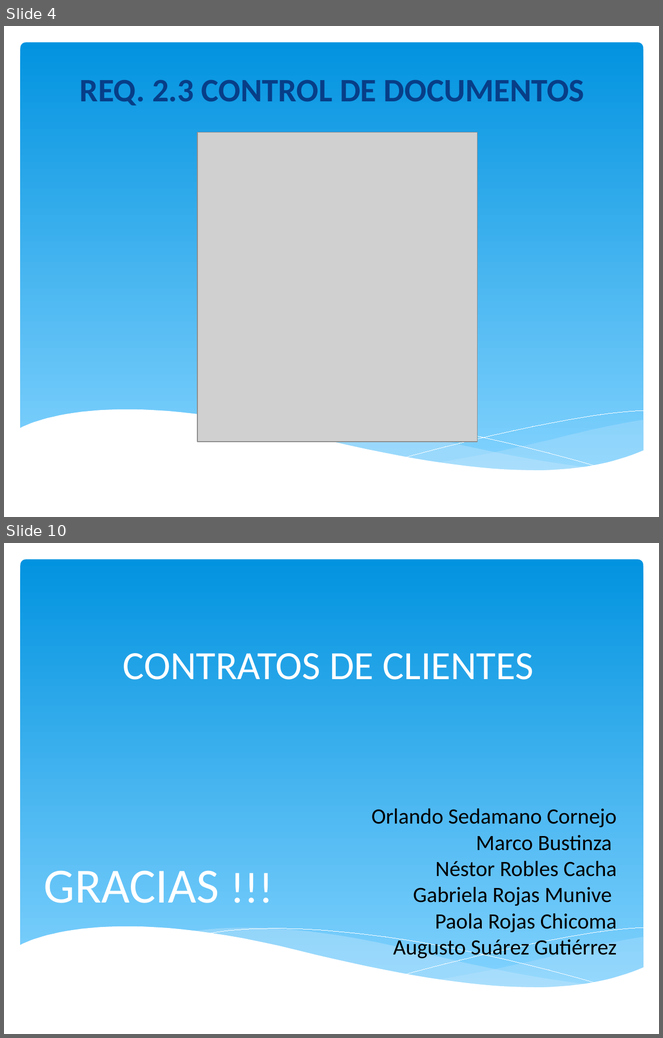
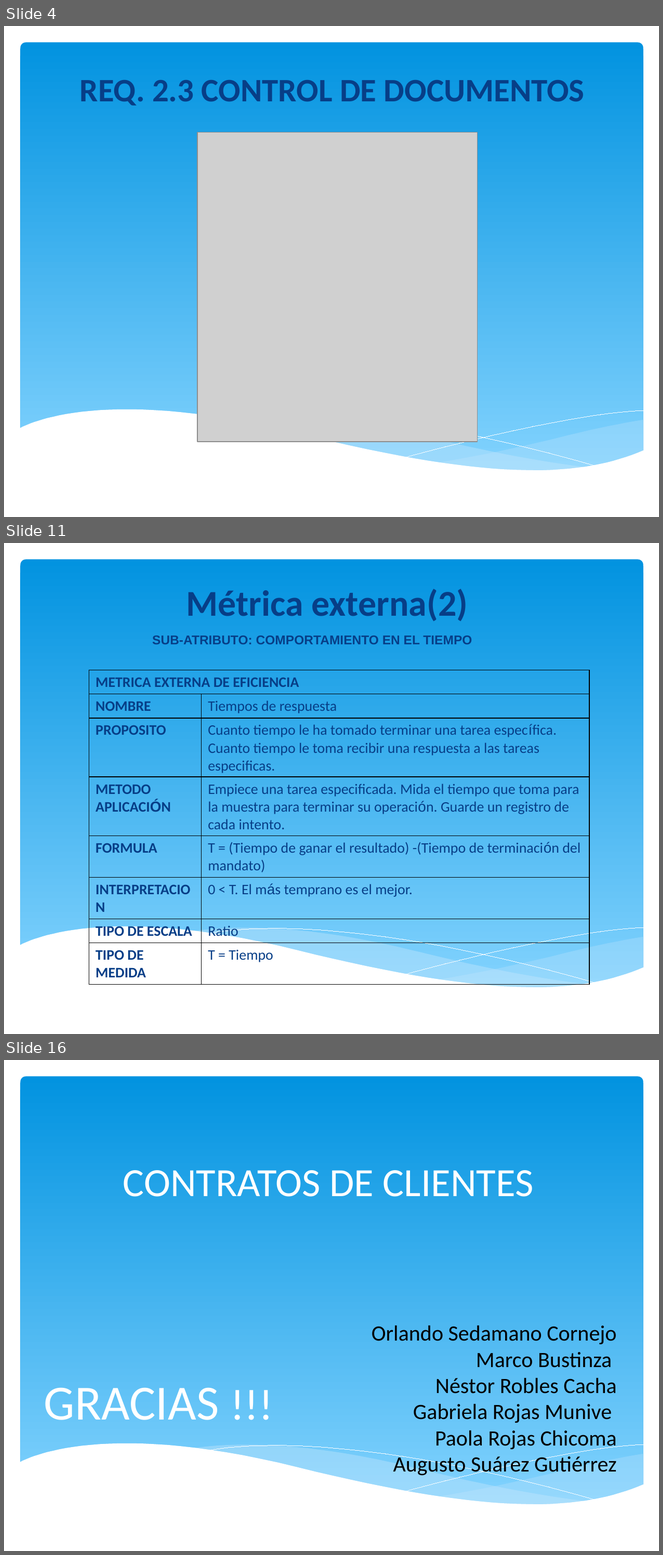
Before and after one commit to orlysemperfi/tp3-contratos-clientes, a slide deck: ITERACION 5/SUB ITERACION 4/PPT TP3 PRES04.pptx. Shown one above the other, each under a label of ours: slides 4 and 10 before the commit, slides 4, 11 and 16 after it; the slides between them are not shown. The pictures are 663x1038 and 663x1555 pixels, drawn with LibreOffice and Linux fonts; fonts in the diff are those of the drawing; grey boxes stand for pictures; background and template pictures are left out. Boxes give left, top, right and bottom in pixels: in the first picture for what was removed or moved away, otherwise in the second. Text is boxed around its words. In the diff, an @@ line names an element or a change of style, - is before the commit and + after.

```diff
--- a/ITERACION 5/SUB ITERACION 4/PPT TP3 PRES04.pptx
+++ b/ITERACION 5/SUB ITERACION 4/PPT TP3 PRES04.pptx
@@ slide 11 added at box(4, 543, 659, 1034), background #FFFFFF; not listed: 6 template elements that a slide beside it also shows @@
@@ title added at box(186, 589, 468, 621), 40 pt, text #073E87, bold @@
+Métrica externa(2)
@@ text added at box(152, 636, 472, 644), 14 pt, text #073E87, bold @@
+SUB-ATRIBUTO: COMPORTAMIENTO EN EL TIEMPO
@@ table added at box(89, 670, 590, 984), 8 rows, 2 columns @@
+METRICA EXTERNA DE EFICIENCIA | 
+NOMBRE | Tiempos de respuesta
+PROPOSITO | Cuanto tiempo le ha tomado terminar una tarea específica. Cuanto tiempo le toma recibir una respuesta a las tareas especificas.
+METODO APLICACIÓN | Empiece una tarea especificada. Mida el tiempo que toma para la muestra para terminar su operación. Guarde un registro de cada intento.
+FORMULA | T = (Tiempo de ganar el resultado) -(Tiempo de terminación del mandato)
+INTERPRETACION | 0 < T. El más temprano es el mejor.
+TIPO DE ESCALA | Ratio
+TIPO DE MEDIDA | T = Tiempo
@@ what was slide 10 is now slide 16 @@
```
Also in this commit, not shown: 1 slide changed, 9 other slides added, 4 slides removed.
